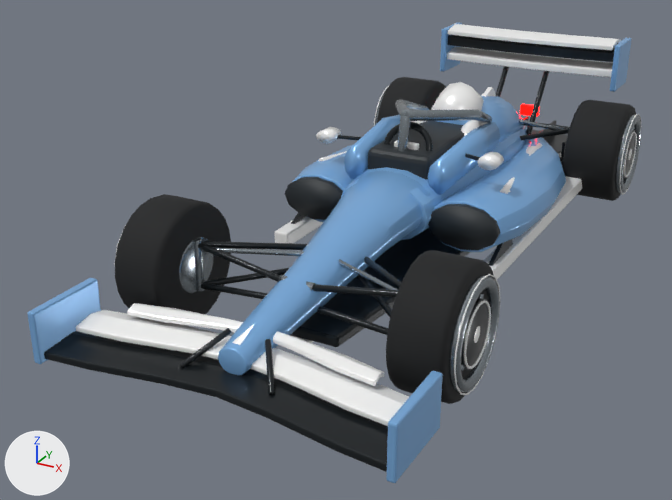
The glTF model assets/vehicles/formula_red_bull/formula_red_bull.glb, before and after one commit.
Both versions are drawn from a 50 mm lens placed at (2.29, -5.37, 2.52), pointed at (-0.37, -0.53, 0.1). The axes (+X, +Y, +Z) are drawn at lower left. The lights are the same throughout. The picture after the commit comes second.

Before the edit, the objects in view are built like this:
```python
ob_cockpit_rail__1 = bpy.data.objects.new('cockpit_rail_+1', me_cockpit_rail__1_mesh)
ob_cockpit_rail__1.location = (0.0, 0.0, 0.0)
ob_cockpit_rail__1_1 = bpy.data.objects.new('cockpit_rail_-1', me_cockpit_rail__1_mesh_1)
ob_cockpit_rail__1_1.location = (0.0, 0.0, 0.0)
ob_engine_cover = bpy.data.objects.new('engine_cover', me_engine_cover_mesh)
ob_engine_cover.location = (0.0, 0.0, 0.0)
ob_front_endplate__1 = bpy.data.objects.new('front_endplate_+1', me_front_endplate__1_mesh)
ob_front_endplate__1.location = (0.0, 0.0, 0.0)
ob_front_endplate__1_1 = bpy.data.objects.new('front_endplate_-1', me_front_endplate__1_mesh_1)
ob_front_endplate__1_1.location = (0.0, 0.0, 0.0)
ob_monocoque = bpy.data.objects.new('monocoque', me_monocoque_mesh)
ob_monocoque.location = (0.0, 0.0, 0.0)
ob_needle_nose = bpy.data.objects.new('needle_nose', me_needle_nose_mesh)
ob_needle_nose.location = (0.0, 0.0, 0.0)
ob_sidepod__1 = bpy.data.objects.new('sidepod_+1', me_sidepod__1_mesh)
ob_sidepod__1.location = (0.0, 0.0, 0.0)
ob_wheel_fr_tire = bpy.data.objects.new('wheel_FR_tire', me_wheel_fr_tire_mesh)
ob_wheel_fr_tire.location = (0.0, 0.0, 0.0)
# also in view: 'wheel_RL_tire' at (-0.77, 1.57, 0.37); 'cockpit_cavity' at (0.0, 0.03, 0.69); 'rear_wing_flap' at (0.0, 2.1, 1.07); 'front_wing_upper_flap' at (0.0, -2.04, 0.3); 'front_wing_main' at (0.0, -2.27, 0.16)
```
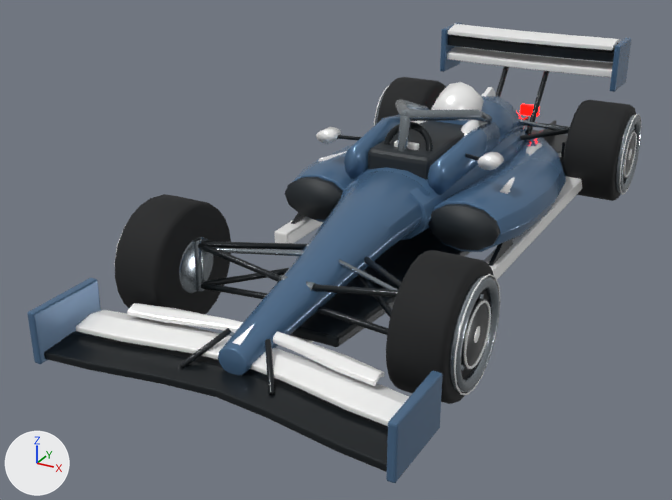
Diff of the bpy script that builds the scene:
```diff
--- a/assets/vehicles/formula_red_bull/formula_red_bull.glb.py
+++ b/assets/vehicles/formula_red_bull/formula_red_bull.glb.py
@@ mat_red_bull_paint @@
 mat_red_bull_paint = principled_material('red bull_paint')
-mat_red_bull_paint.base_color = (0.212, 0.443, 0.776)  # blue #7fb2e4
+mat_red_bull_paint.base_color = (0.0784, 0.161, 0.282)  # blue #4f7091
 mat_red_bull_paint.metallic = 0.25
```

Where the change shows, as pixel boxes [x1, y1, x2, y2] in the pictures (672 x 500 px):
'needle_nose', recoloured (darker)
    both: [218, 170, 430, 375]
'sidepod_+1', recoloured (darker)
    both: [434, 138, 566, 252]
'front_endplate_+1', recoloured (darker)
    both: [386, 371, 443, 483]
'front_endplate_-1', recoloured (darker)
    both: [27, 278, 101, 364]
'cockpit_rail_+1', recoloured (darker)
    both: [428, 122, 500, 195]
'monocoque', recoloured
    both: [340, 126, 527, 240]
'cockpit_rail_-1', recoloured (darker)
    both: [344, 115, 400, 179]
'engine_cover', recoloured (darker)
    both: [437, 95, 524, 143]
'sidepod_-1', recoloured (darker)
    both: [292, 144, 354, 222]
'rear_endplate_+1', recoloured (darker)
    both: [610, 38, 631, 92]
'rear_endplate_-1', recoloured (darker)
    both: [440, 22, 462, 72]
